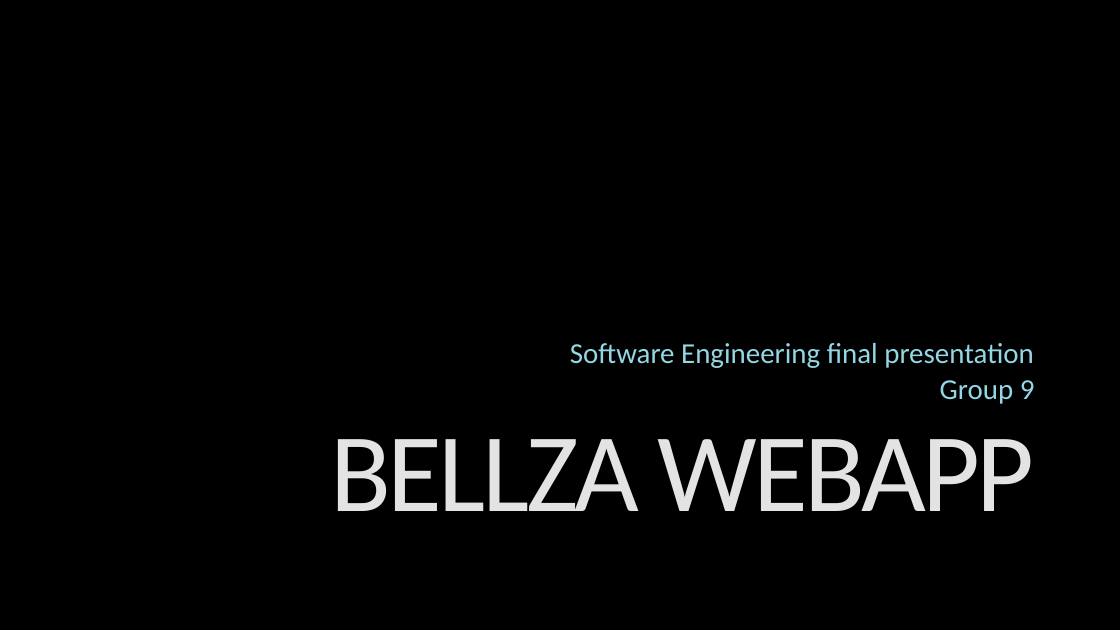
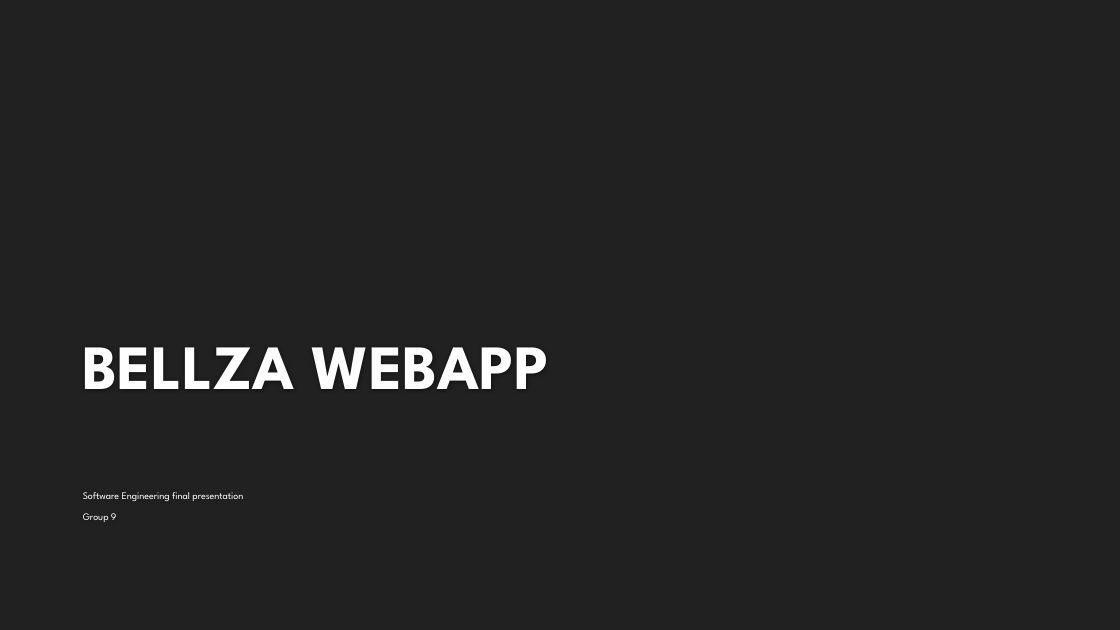
Before and after one commit to HalfMomentum/Belleza, a slide deck: slide 1 of Documentation/BELLZA WEBAPP.pptx. Drawn at 1120x630 pixels with LibreOffice and Linux fonts; fonts in the diff are those of the drawing; background and template pictures are left out. Boxes give left, top, right and bottom in pixels: in the first picture for what was removed or moved away, otherwise in the second. Text is boxed around its words. In the diff, an @@ line names an element or a change of style, - is before the commit and + after.

```diff
--- a/Documentation/BELLZA WEBAPP.pptx
+++ b/Documentation/BELLZA WEBAPP.pptx
@@ background picture (left out) to #212121 @@
@@ title "BELLZA WEBAPP": place and size @@
-title "BELLZA WEBAPP" at (330,439,1035,511)
+title "BELLZA WEBAPP" at (83,347,550,389)
@@ title "BELLZA WEBAPP" at (83,347,550,389): size 96 to 54 pt, font Calibri to League Spartan, text colour gradient #969696 to #E3E3E3 to #FFFFFF to #FEFEFE, letter spacing -3 to 0 pt, bold on; alignment right to left; line spacing 0.9 to 1; vertical alignment top to bottom @@
@@ subtitle "Software Engineering final presentation": place and size @@
-subtitle "Software Engineering final presentation" at (570,343,1035,404)
+subtitle "Software Engineering final presentation" at (83,492,243,522)
@@ subtitle "Software Engineering final presentation" at (83,492,243,522): size 24.8 to 8.6 pt, font Calibri to League Spartan, text colour gradient #9FDBE7 to #94D7E4 to #BFE7EF to #FFFFFF to #FFFFFF; alignment right to left; line spacing 0.7 to 1; less space between paragraphs; vertical alignment bottom to top @@
```
Also in this commit, not shown: 15 other slides changed, 5 slides added, 6 slides removed, 6 other files.
